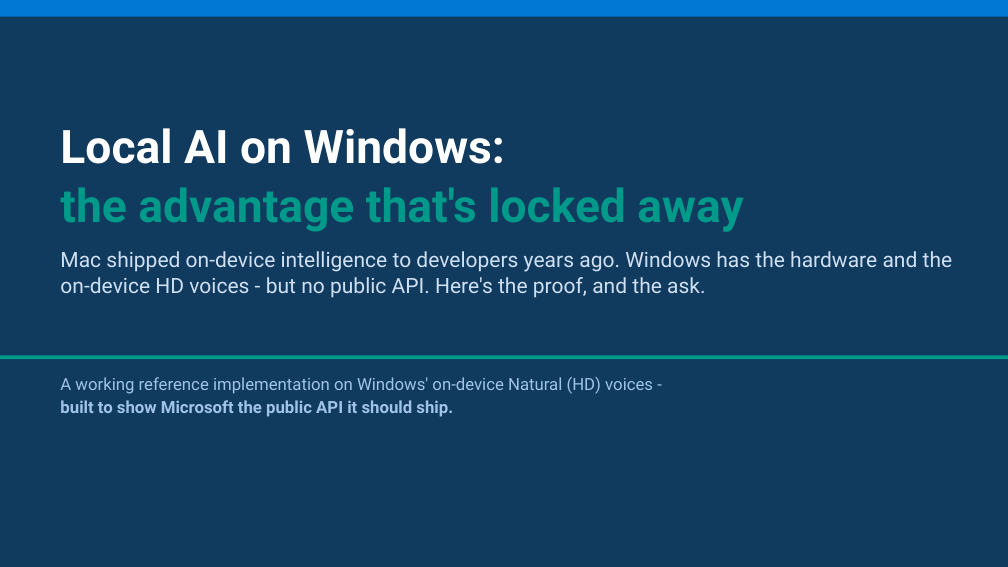
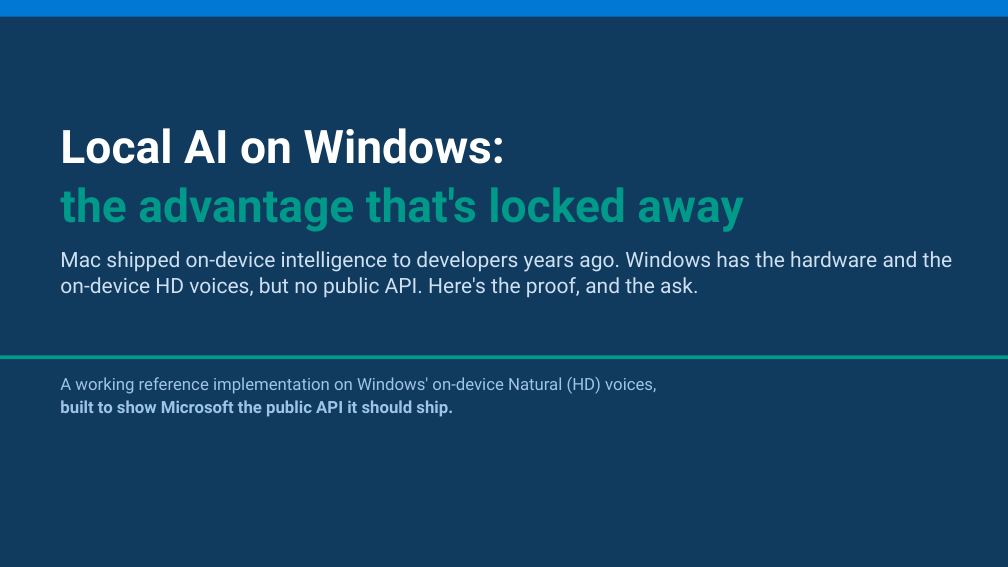
Before and after one commit to aclinick/claros, a slide deck: slide 1 of docs/pitch/live-voiceover.pptx. Drawn at 1008x567 pixels with LibreOffice and Linux fonts; fonts in the diff are those of the drawing. Boxes give left, top, right and bottom in pixels: in the first picture for what was removed or moved away, otherwise in the second. Text is boxed around its words. In the diff, an @@ line names an element or a change of style, - is before the commit and + after.

```diff
--- a/docs/pitch/live-voiceover.pptx
+++ b/docs/pitch/live-voiceover.pptx
@@ text at [60,251,953,298]: text changed @@
-Mac shipped on-device intelligence to developers years ago. Windows has the hardware and the on-device HD voices - but no public API. Here's the proof, and the ask.
+Mac shipped on-device intelligence to developers years ago. Windows has the hardware and the on-device HD voices, but no public API. Here's the proof, and the ask.
@@ text at [60,377,656,394]: text changed @@
-A working reference implementation on Windows' on-device Natural (HD) voices -
+A working reference implementation on Windows' on-device Natural (HD) voices,
```
Also in this commit, not shown: 13 other slides changed, 10 other files.
